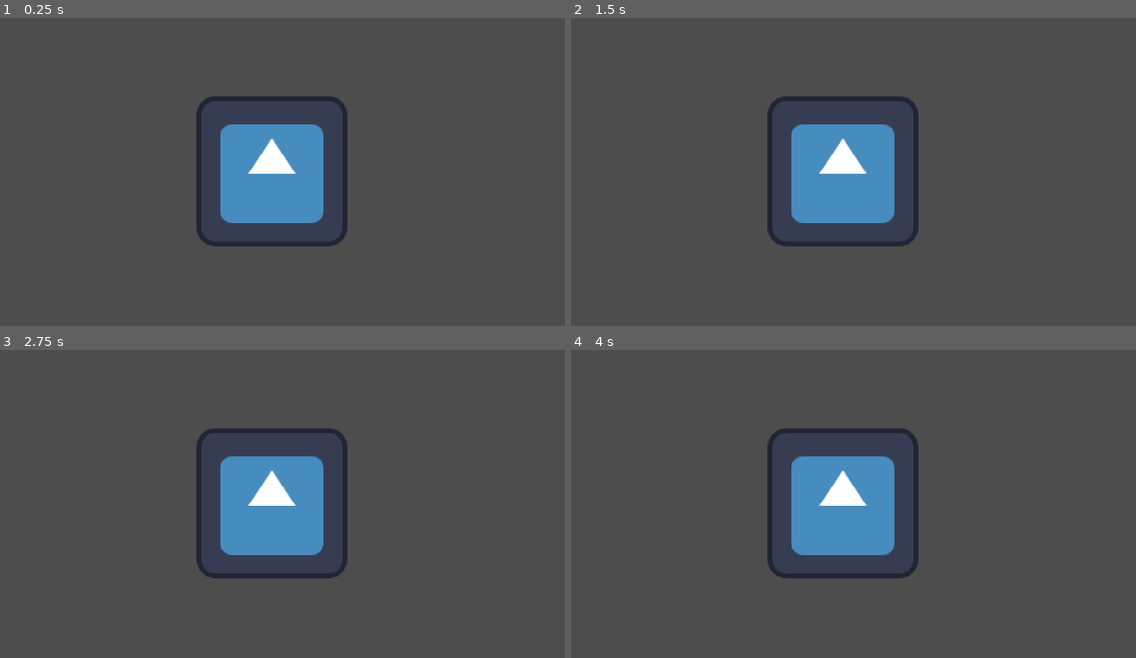
Above: before the commit, frames 1-4 (two rows, left to right).
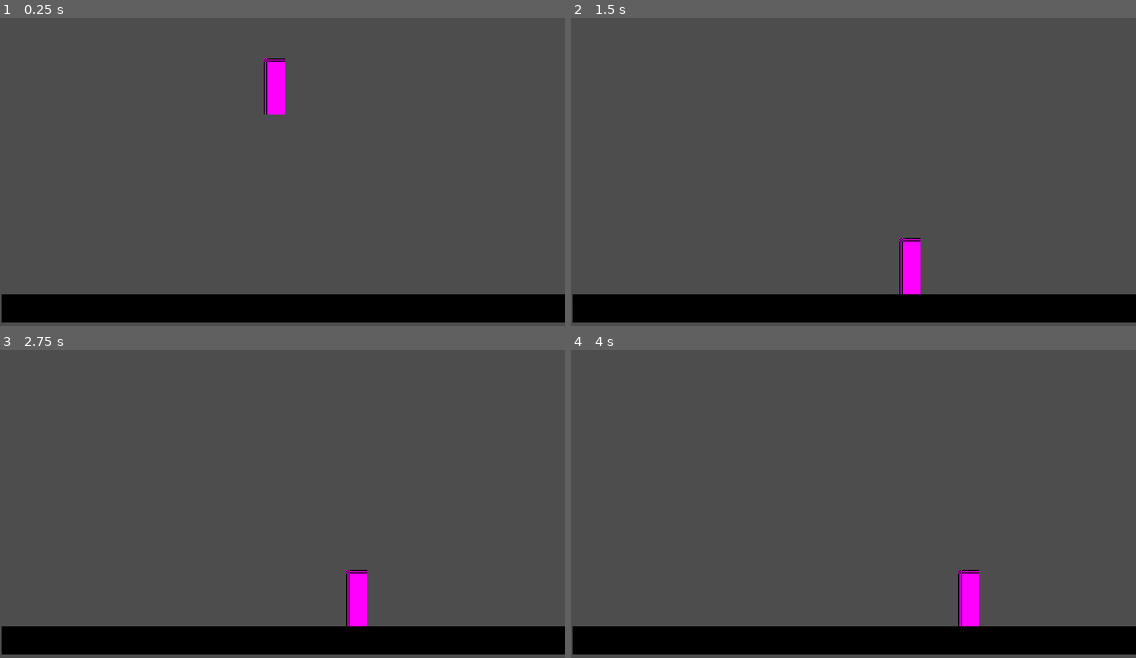
Above: after the commit, the same moments.

Repository: MalwareTheWolf/Glitch-Desync
Game: Godot game, scene res://Playground.tscn
The game is run twice, just before and just after one commit, with the same random seed, the same clock (stepped at 60 frames per second) and the same inputs. The engine's default icon, where the game draws it, is replaced by a stand-in: a white triangle on a blue panel in a dark square.
Inputs:
- Up to frame 1 (0.25 s): no input
- Up to frame 2 (1.5 s): hold Right (right) 0.53-1.28 s; hold Left (left) from 1.28 s (still down)
- Up to frame 3 (2.75 s): release Left (left) at 2.03 s; hold Right (right) from 2.03 s (still down)
- Up to frame 4 (4 s): release Right (right) at 3.53 s; hold Left (left) from 3.53 s (still down)

The runs differ from the first frame. In frame 1, 17% of the frame differs, in the area x 0-100%, y 13-99%; in frame 2, 17%; in frame 3, 17%, in the area x 0-100%, y 25-99%; in frame 4, 17%.

Commit message:
Player and movement setup

Diff:
--- a/Playground.tscn
+++ b/Playground.tscn
@@ -1,9 +1,32 @@
-[gd_scene load_steps=2 format=3 uid="uid://c17y6ssgxsqjh"]
+[gd_scene load_steps=5 format=3 uid="uid://c17y6ssgxsqjh"]
 
-[ext_resource type="Texture2D" uid="uid://0wfqletdde7n" path="res://icon.svg" id="1_80c3a"]
+[ext_resource type="PackedScene" uid="uid://cea1jp1i8qfma" path="res://player/player.tscn" id="1_80c3a"]
 
-[node name="Node2D" type="Node2D"]
+[sub_resource type="Gradient" id="Gradient_3invt"]
 
-[node name="Icon" type="Sprite2D" parent="."]
-position = Vector2(231, 138)
-texture = ExtResource("1_80c3a")
+[sub_resource type="GradientTexture2D" id="GradientTexture2D_80c3a"]
+gradient = SubResource("Gradient_3invt")
+fill_from = Vector2(1, 1)
+fill_to = Vector2(1, 1)
+metadata/_snap_count = 2
+
+[sub_resource type="RectangleShape2D" id="RectangleShape2D_d17em"]
+size = Vector2(441.5, 64)
+
+[node name="Playground" type="Node2D"]
+
+[node name="Sprite2D" type="Sprite2D" parent="."]
+position = Vector2(241, 255)
+scale = Vector2(7.4843745, 0.375)
+texture = SubResource("GradientTexture2D_80c3a")
+
+[node name="StaticBody2D" type="StaticBody2D" parent="Sprite2D"]
+position = Vector2(-6.5158367, 0)
+scale = Vector2(0.14479637, 1)
+
+[node name="CollisionShape2D" type="CollisionShape2D" parent="Sprite2D/StaticBody2D"]
+position = Vector2(45.75, 0)
+shape = SubResource("RectangleShape2D_d17em")
+
+[node name="Player" parent="." instance=ExtResource("1_80c3a")]
+position = Vector2(233, 57)
--- /dev/null
+++ b/player/player.tscn
@@ -0,0 +1,20 @@
+[gd_scene load_steps=4 format=3 uid="uid://cea1jp1i8qfma"]
+
+[ext_resource type="Script" uid="uid://bdvcm051rhx07" path="res://player/scripts/player.gd" id="1_oul6g"]
+
+[sub_resource type="PlaceholderTexture2D" id="PlaceholderTexture2D_kqu6x"]
+size = Vector2(18, 48)
+
+[sub_resource type="RectangleShape2D" id="RectangleShape2D_oul6g"]
+size = Vector2(18, 48)
+
+[node name="Player" type="CharacterBody2D"]
+script = ExtResource("1_oul6g")
+
+[node name="Sprite2D" type="Sprite2D" parent="."]
+position = Vector2(0, -24)
+texture = SubResource("PlaceholderTexture2D_kqu6x")
+
+[node name="CollisionShape2D" type="CollisionShape2D" parent="."]
+position = Vector2(0, -24)
+shape = SubResource("RectangleShape2D_oul6g")
--- /dev/null
+++ b/player/scripts/player.gd
@@ -0,0 +1,19 @@
+class_name Player extends CharacterBody2D
+
+
+
+
+func _process( _delta: float) -> void:
+
+	pass
+
+
+func _physics_process( _delta: float) -> void:
+	velocity.x = 0
+	if Input.is_action_pressed("left"):
+		velocity.x = -100
+	elif Input.is_action_pressed("right"):
+		velocity.x = 100
+	velocity.y = velocity.y + 980 * _delta
+	move_and_slide()
+	pass
--- /dev/null
+++ b/player/states/00_player_state.gd
@@ -0,0 +1,11 @@
+extends Node
+
+
+# Called when the node enters the scene tree for the first time.
+func _ready() -> void:
+	pass # Replace with function body.
+
+
+# Called every frame. 'delta' is the elapsed time since the previous frame.
+func _process(delta: float) -> void:
+	pass
Not shown, added: player/scripts/player.gd.uid
Not shown, added: player/states/00_player_state.gd.uid
